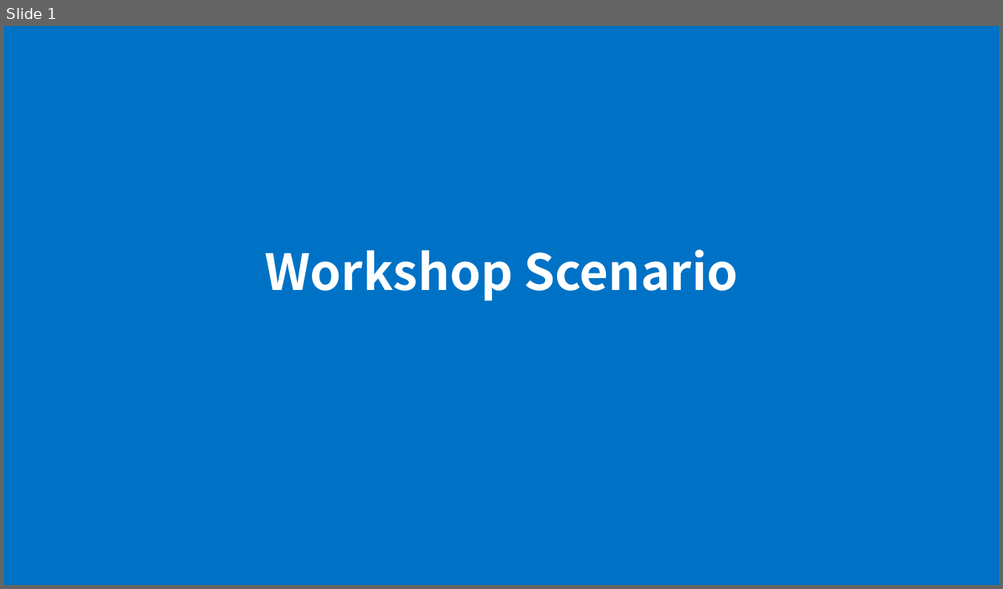
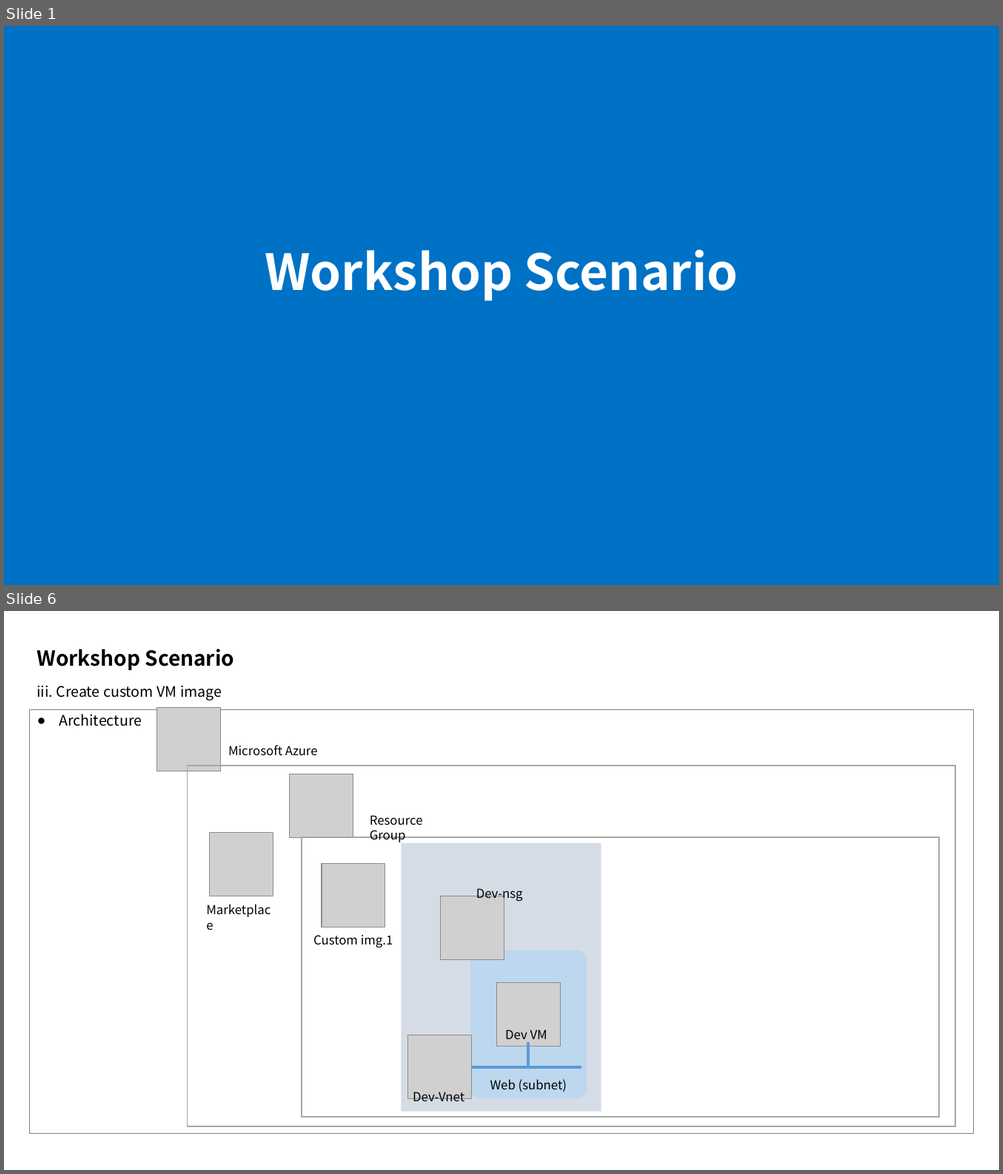
Before and after one commit to xlegend1024/az-infra-wrkshp-101, a slide deck: 2. Workshop Scenario/Workshop Scenario.pptx. Shown one above the other, each under a label of ours: slide 1 before the commit, slides 1 and 6 after it; the slides between them are not shown. The pictures are 1003x589 and 1003x1174 pixels, drawn with LibreOffice and Linux fonts; fonts in the diff are those of the drawing; grey boxes stand for pictures; background and template pictures are left out. Boxes give left, top, right and bottom in pixels: in the first picture for what was removed or moved away, otherwise in the second. Text is boxed around its words. In the diff, an @@ line names an element or a change of style, - is before the commit and + after.

```diff
--- a/2. Workshop Scenario/Workshop Scenario.pptx
+++ b/2. Workshop Scenario/Workshop Scenario.pptx
@@ slide 6 added at (x1=4, y1=611, x2=999, y2=1170), background #FFFFFF @@
@@ title added at (x1=37, y1=649, x2=235, y2=670), 20 pt, text #000000, bold @@
+Workshop Scenario
@@ text added at (x1=37, y1=686, x2=222, y2=701), 14 pt, text #000000 @@
+iii. Create custom VM image
@@ text added at (x1=29, y1=710, x2=973, y2=1134), outline #808080 0.75 pt, 14 pt, text #000000 @@
+● Architecture
@@ picture added at (x1=157, y1=707, x2=220, y2=771) @@
@@ rectangle added at (x1=187, y1=766, x2=956, y2=1127), outline #A6A6A6 1 pt @@
@@ text added at (x1=228, y1=745, x2=318, y2=756), 12 pt, text #000000 @@
+Microsoft Azure
@@ picture added at (x1=290, y1=774, x2=353, y2=837) @@
@@ picture added at (x1=209, y1=832, x2=273, y2=896) @@
@@ text added at (x1=370, y1=815, x2=423, y2=843), 12 pt, text #000000 @@
+Resource Group
@@ rectangle added at (x1=301, y1=838, x2=939, y2=1118), outline #A6A6A6 1 pt @@
@@ rounded rectangle added at (x1=401, y1=844, x2=601, y2=1113), fill #D6DCE5 @@
@@ picture added at (x1=322, y1=863, x2=385, y2=926) @@
@@ text added at (x1=199, y1=899, x2=283, y2=921), 12 pt, text #000000 @@
+Marketplace
@@ picture added at (x1=440, y1=896, x2=504, y2=960) @@
@@ text added at (x1=476, y1=889, x2=523, y2=902), 12 pt, text #000000 @@
+Dev-nsg
@@ text added at (x1=313, y1=935, x2=393, y2=948), 12 pt, text #000000 @@
+Custom img.1
@@ rounded rectangle added at (x1=470, y1=951, x2=586, y2=1099), fill #BDD7EE @@
@@ picture added at (x1=496, y1=982, x2=560, y2=1046) @@
@@ text added at (x1=505, y1=1030, x2=547, y2=1043), 12 pt, text #000000 @@
+Dev VM
@@ picture added at (x1=407, y1=1036, x2=471, y2=1099) @@
@@ line added from (529, 1042) to (529, 1068), #5B9BD5 3 pt @@
@@ line added from (471, 1068) to (581, 1068), #5B9BD5 3 pt @@
@@ text added at (x1=412, y1=1092, x2=464, y2=1102), 12 pt, text #000000 @@
+Dev-Vnet
@@ text added at (x1=490, y1=1079, x2=566, y2=1092), 12 pt, text #000000 @@
+Web (subnet)
```
Also in this commit, not shown: 3 slides changed, 4 other slides added, 1 slide removed, 6 other files.
